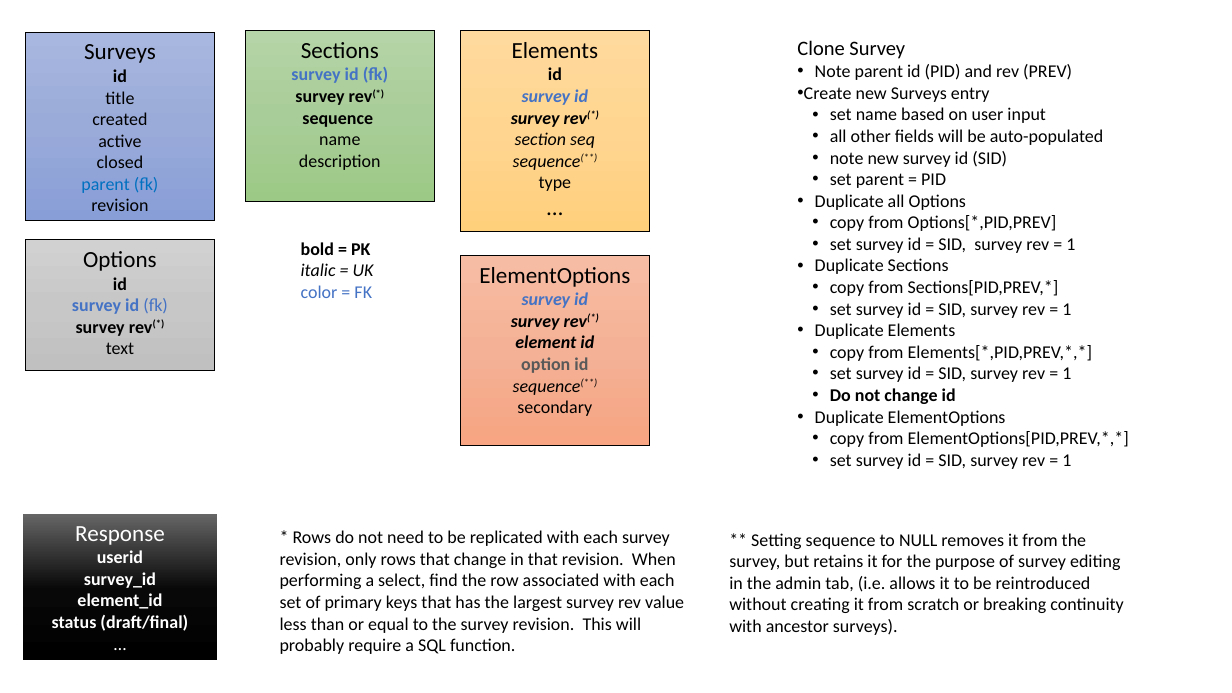
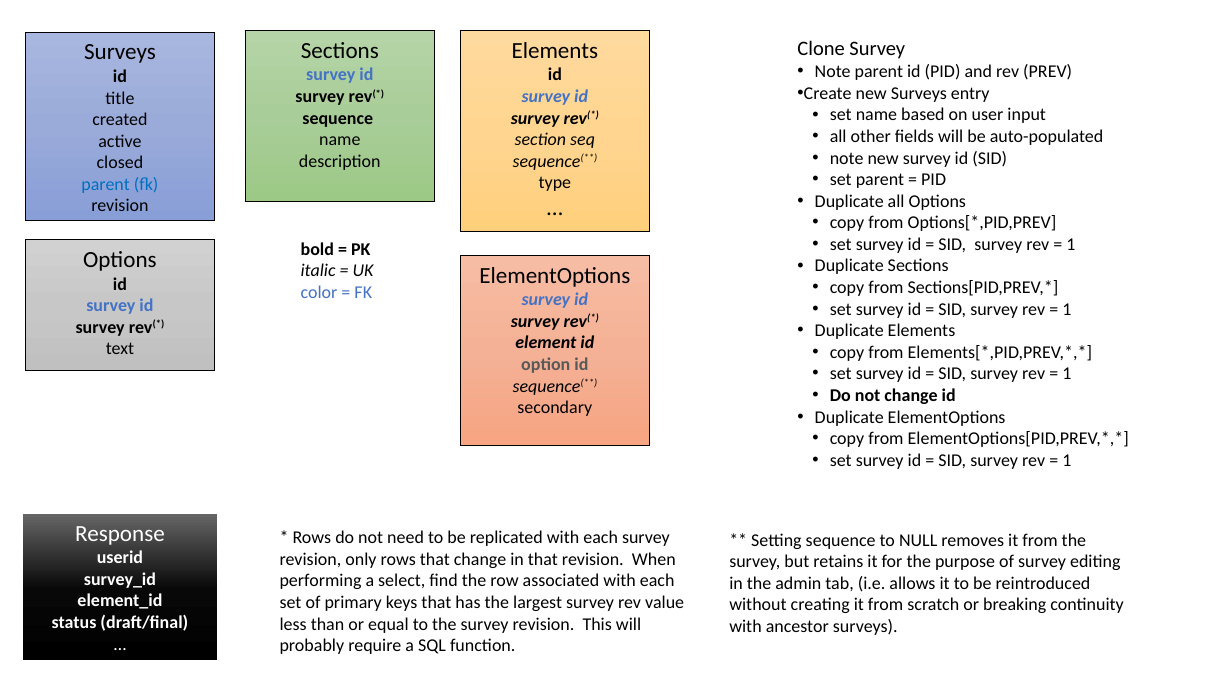
Before and after one commit to mikemayer67/tlc-ttsurvey, a slide deck: slide 2 of SurveyTables.pptx. Drawn at 1232x693 pixels with LibreOffice and Linux fonts; fonts in the diff are those of the drawing. Boxes give left, top, right and bottom in pixels: in the first picture for what was removed or moved away, otherwise in the second. Text is boxed around its words. In the diff, an @@ line names an element or a change of style, - is before the commit and + after.

```diff
--- a/SurveyTables.pptx
+++ b/SurveyTables.pptx
@@ text in rectangle at (306, 67, 373, 83): text changed @@
-survey id (fk)
+survey id
@@ text in rectangle at (86, 298, 153, 314): text changed @@
-survey id (fk)
+survey id
```
Also in this commit, not shown: 2 other files.
